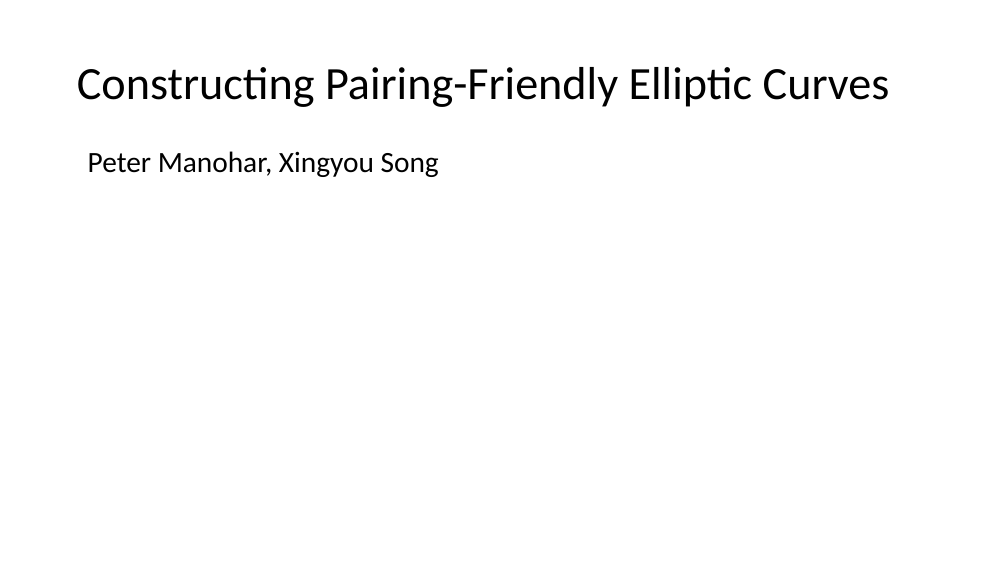
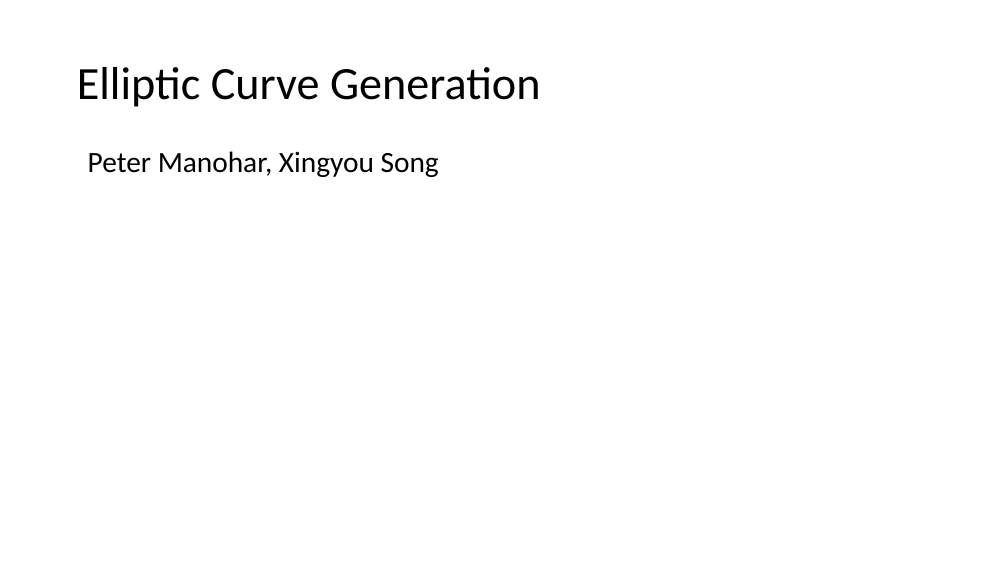
Before and after one commit to Srizzle/CS276-Project-Writeup, a slide deck: slide 1 of Presentation.ppt.pptx. Drawn at 1008x567 pixels with LibreOffice and Linux fonts; fonts in the diff are those of the drawing. Boxes give left, top, right and bottom in pixels: in the first picture for what was removed or moved away, otherwise in the second. Text is boxed around its words. In the diff, an @@ line names an element or a change of style, - is before the commit and + after.

Commit message:
added ppt

```diff
--- a/Presentation.ppt.pptx
+++ b/Presentation.ppt.pptx
@@ title at box(77, 67, 541, 107): text changed @@
-Constructing Pairing-Friendly Elliptic Curves
+Elliptic Curve Generation
```
Also in this commit, not shown: 1 slide added, 8 slides removed, 1 other file.
